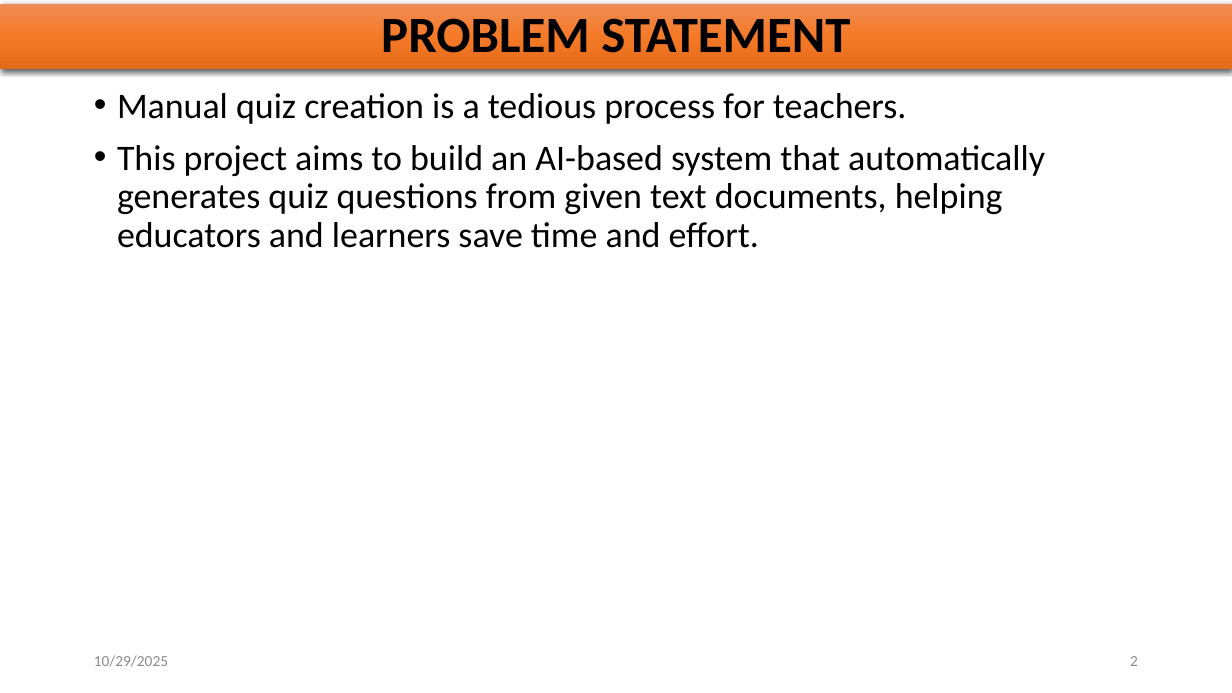
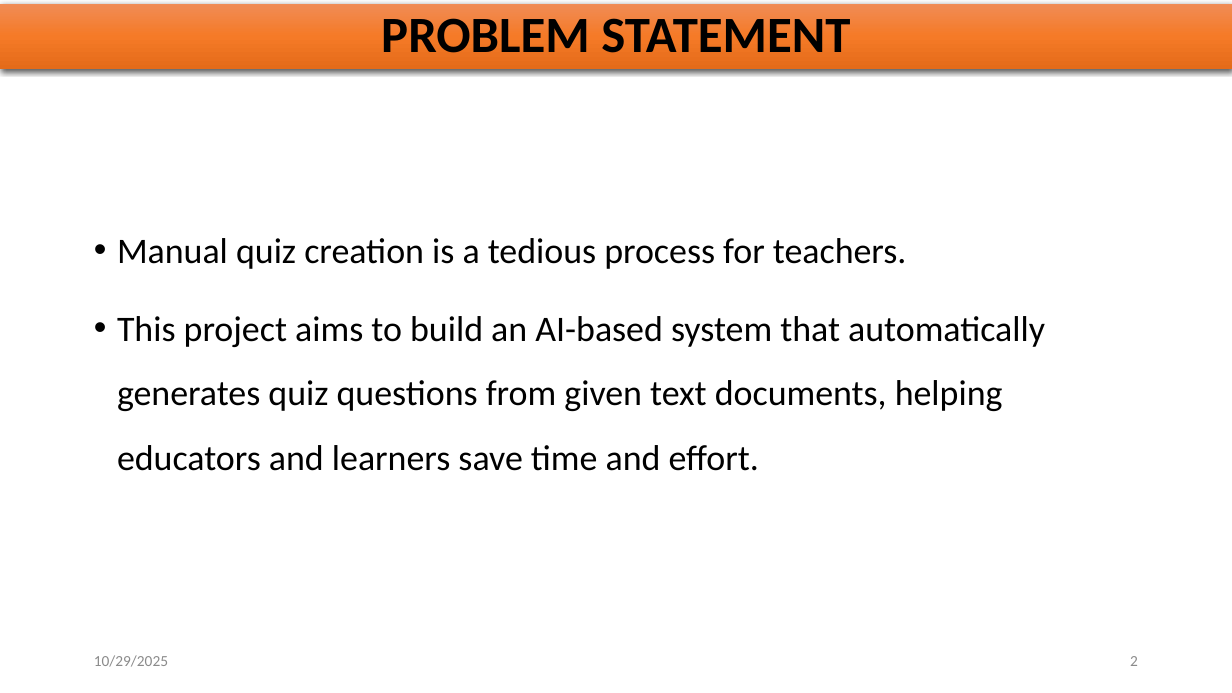
Before and after one commit to Atchayakanmani/AI_Quiz_Generator, a slide deck: slide 2 of AI mini project ppt.pptx. Drawn at 1232x693 pixels with LibreOffice and Linux fonts; fonts in the diff are those of the drawing. Boxes give left, top, right and bottom in pixels: in the first picture for what was removed or moved away, otherwise in the second. Text is boxed around its words. In the diff, an @@ line names an element or a change of style, - is before the commit and + after.

```diff
--- a/AI mini project ppt.pptx
+++ b/AI mini project ppt.pptx
@@ text "Manual quiz creation is a ..." at [117, 238, 1045, 471]: line spacing 0.9 to 1.5; vertical alignment top to middle @@
```
Also in this commit, not shown: 2 other slides changed.
